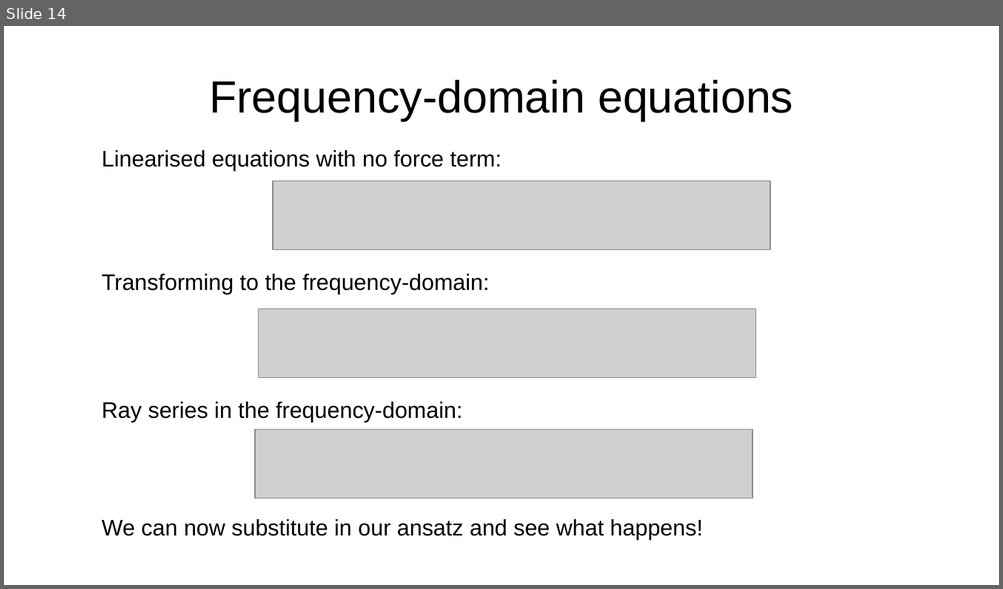
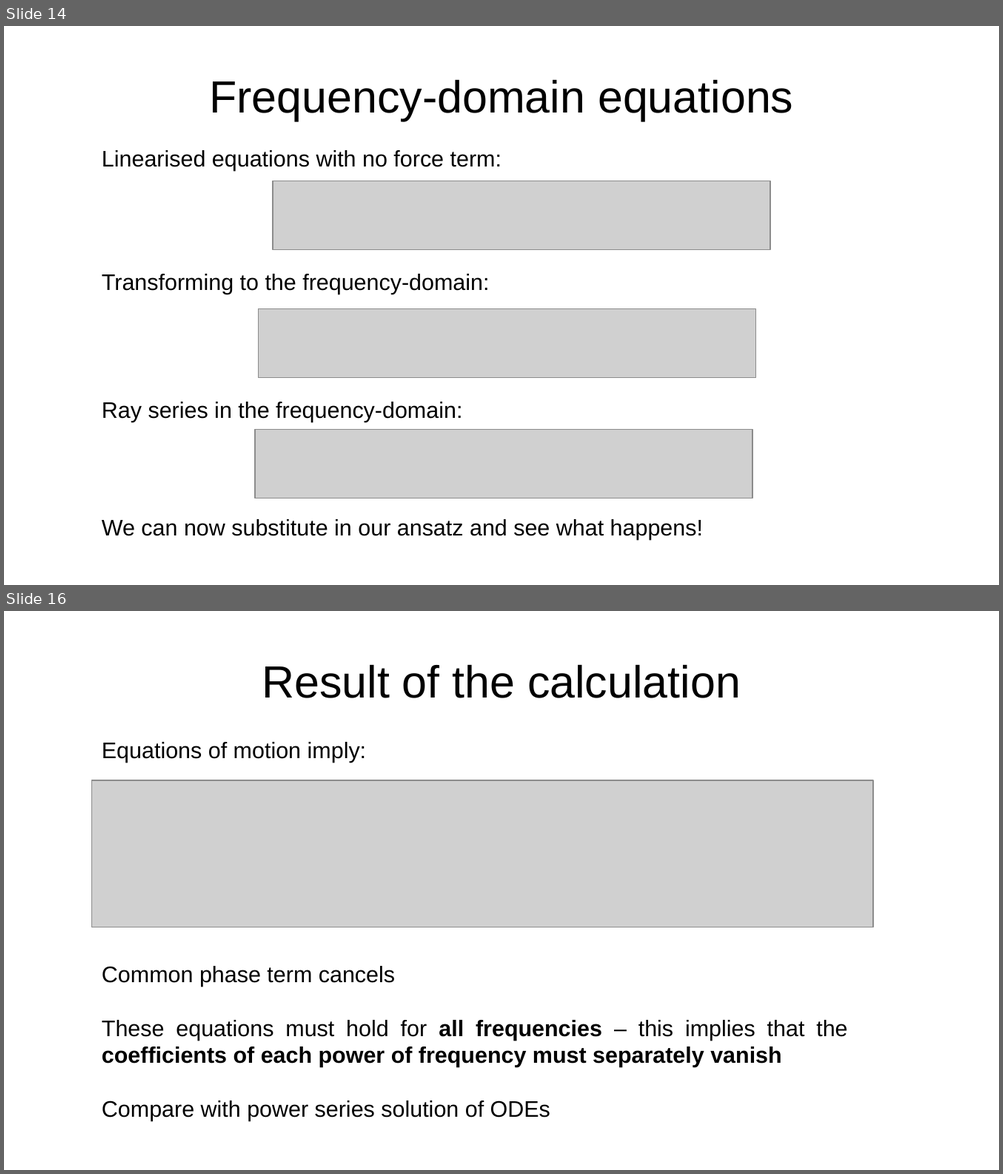
Before and after one commit to da380/PEPLectures, a slide deck: slides/slides5.odp. Shown one above the other, each under a label of ours: slide 14 before the commit, slides 14 and 16 after it; the slides between them are not shown. The pictures are 1003x589 and 1003x1174 pixels, drawn with LibreOffice and Linux fonts; fonts in the diff are those of the drawing; grey boxes stand for pictures. Boxes give left, top, right and bottom in pixels: in the first picture for what was removed or moved away, otherwise in the second. Text is boxed around its words. In the diff, an @@ line names an element or a change of style, - is before the commit and + after.

```diff
--- a/slides/slides5.odp
+++ b/slides/slides5.odp
@@ slide 16 added at [4,611,999,1170], background #FFFFFF @@
@@ title added at [262,664,740,698], 36 pt, text #000000 @@
+Result of the calculation
@@ text added at [102,742,367,763], 18 pt, text #000000 @@
+Equations of motion imply:
@@ picture added at [91,780,873,928] @@
@@ text added at [102,966,847,1122], 18 pt, text #000000 @@
+Common phase term cancels
+These equations must hold for all frequencies – this implies that the coefficients of each power of frequency must separately vanish
+Compare with power series solution of ODEs
```
Also in this commit, not shown: 1 slide changed, 12 other slides added, 4 other files.
